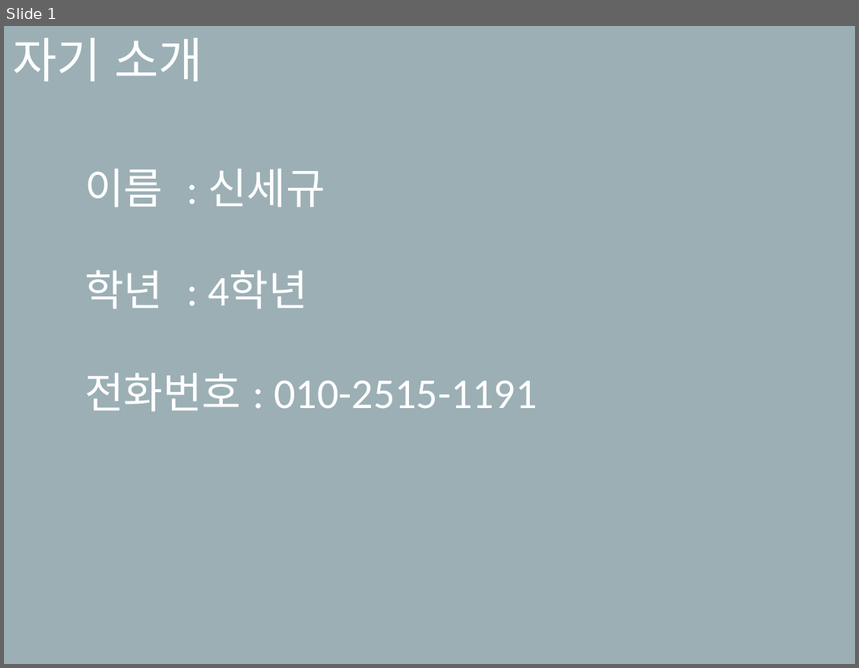
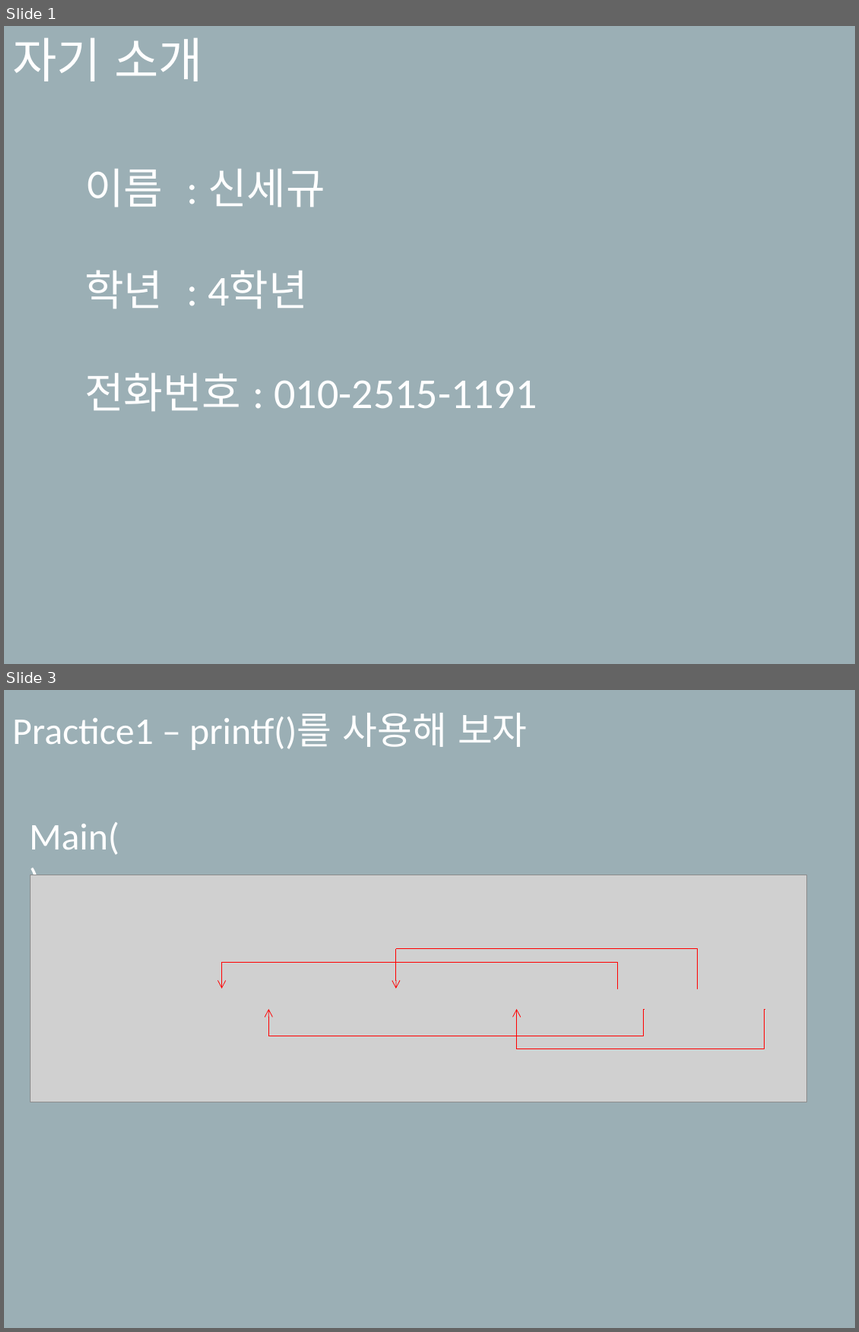
Before and after one commit to SekyuShin/Mentoring, a slide deck: 2019_Mentoring/2_weeks/멘토링_2주차.pptx. Shown one above the other, each under a label of ours: slide 1 before the commit, slides 1 and 3 after it; the slides between them are not shown. The pictures are 859x668 and 859x1332 pixels, drawn with LibreOffice and Linux fonts; fonts in the diff are those of the drawing; grey boxes stand for pictures. Boxes give left, top, right and bottom in pixels: in the first picture for what was removed or moved away, otherwise in the second. Text is boxed around its words. In the diff, an @@ line names an element or a change of style, - is before the commit and + after.

```diff
--- a/2019_Mentoring/2_weeks/멘토링_2주차.pptx
+++ b/2019_Mentoring/2_weeks/멘토링_2주차.pptx
@@ slide 3 added at [4, 690, 855, 1328], background #9BAFB5 @@
@@ subtitle added at [12, 713, 528, 750], 32 pt, text #FFFFFF @@
+Practice1 – printf()를 사용해 보자
@@ text added at [29, 822, 120, 855], 32 pt, text #FFFFFF @@
+Main()
@@ picture added at [31, 875, 807, 1103] @@
@@ arrow added from (222, 962) to (222, 989), #FF0000 0.5 pt @@
@@ elbow line added from (222, 962) to (617, 989), #FF0000 0.5 pt @@
@@ elbow line added from (396, 948) to (698, 989), #FF0000 0.5 pt @@
@@ arrow added from (396, 948) to (396, 989), #FF0000 0.5 pt @@
@@ arrow added from (268, 1036) to (268, 1009), #FF0000 0.5 pt @@
@@ elbow line added from (268, 1036) to (644, 1009), #FF0000 0.5 pt @@
@@ arrow added from (516, 1049) to (516, 1009), #FF0000 0.5 pt @@
@@ elbow line added from (516, 1049) to (765, 1009), #FF0000 0.5 pt @@
```
Also in this commit, not shown: 4 slides changed, 9 other slides added, 3 slides removed, 12 other files.
